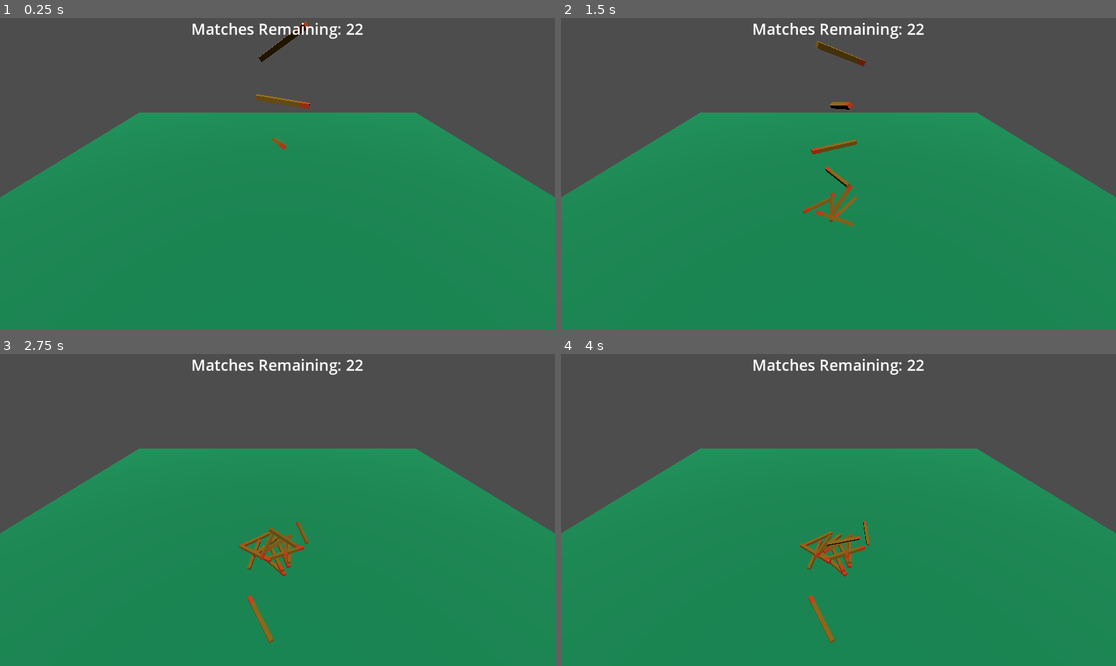
Above: before the commit, frames 1-4 (two rows, left to right).
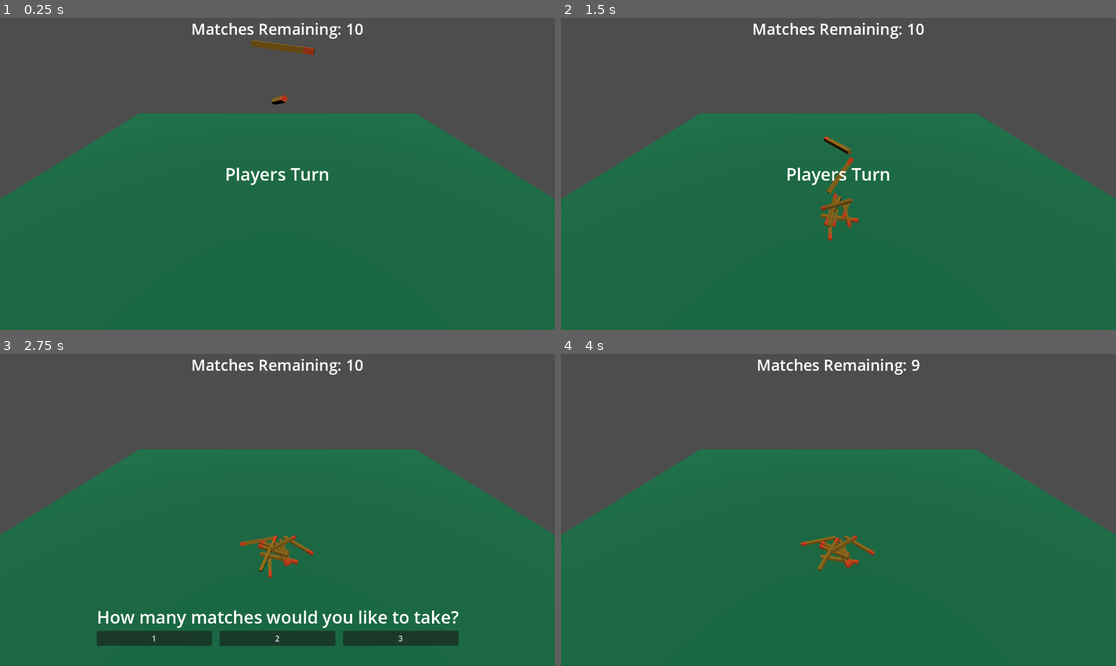
Above: after the commit, the same moments.

Repository: WideArchShark/godot-matchsticks
Game: Godot game, scene res://scenes/world.tscn
Same seed, same stepped clock (60 frames per second), same inputs: the game is played once before the commit and once after it.
Inputs (mouse positions are in pixels of both pictures, inside the frame that each line leads up to):
- Up to frame 1 (0.25 s): no input
- Up to frame 2 (1.5 s): hold Shift 0.53-1.28 s; tap Shift at 1.35 s
- Up to frame 3 (2.75 s): hold Shift from 2.03 s (still down)
- Up to frame 4 (4 s): release Shift at 2.75 s; click (716, 637) at 2.75 s, where only the run after the commit has a clickable "1"; tap Enter at 3.5 s; tap Shift at 3.6 s

The runs differ from the first frame. In frame 1, 64% of the frame differs, in the area x 0-100%, y 0-100%; in frame 2, 63%; in frame 3, 63%; in frame 4, 63%.

Commit message:
Code after tutorial 2

Diff:
--- a/assets/matchstick.tscn
+++ b/assets/matchstick.tscn
@@ -10,6 +10,8 @@
 size = Vector3(0.1, 1.2, 0.1)
 
 [node name="Matchstick" type="RigidBody3D"]
+continuous_cd = true
+can_sleep = false
 
 [node name="Wood" type="CSGBox3D" parent="."]
 material_override = SubResource("StandardMaterial3D_ulfj0")
--- a/project.godot
+++ b/project.godot
@@ -23,3 +23,5 @@
 
 renderer/rendering_method="gl_compatibility"
 renderer/rendering_method.mobile="gl_compatibility"
+anti_aliasing/quality/msaa_3d=1
+anti_aliasing/quality/screen_space_aa=1
--- a/scenes/world.tscn
+++ b/scenes/world.tscn
@@ -7,18 +7,18 @@
 [ext_resource type="Script" path="res://scripts/match_count_label.gd" id="5_71n33"]
 [ext_resource type="Script" path="res://scripts/state_manager.gd" id="5_623jp"]
 
-[sub_resource type="StandardMaterial3D" id="StandardMaterial3D_cn0ca"]
-albedo_color = Color(0, 0.529412, 0.313726, 1)
+[sub_resource type="StandardMaterial3D" id="StandardMaterial3D_wx14d"]
+albedo_color = Color(0, 0.407843, 0.247059, 1)
+
+[sub_resource type="BoxShape3D" id="BoxShape3D_u5yvi"]
+size = Vector3(20, 1, 20)
 
 [node name="World" type="Node3D"]
 
 [node name="StateManager" type="Node" parent="."]
 script = ExtResource("5_623jp")
-
-[node name="floor" type="CSGBox3D" parent="."]
-material_override = SubResource("StandardMaterial3D_cn0ca")
-use_collision = true
-size = Vector3(20, 0.1, 20)
+min_matches = 10
+max_matches = 12
 
 [node name="Camera3D" type="Camera3D" parent="."]
 transform = Transform3D(1, 0, 0, 0, 0.81301, 0.582251, 0, -0.582251, 0.81301, 0, 5, 4.54172)
@@ -33,19 +33,38 @@
 script = ExtResource("3_3gxh4")
 initial_state = NodePath("Init")
 
+[node name="ToPlayerTurn" type="Node" parent="GameStateChart/CompoundState"]
+script = ExtResource("4_edus7")
+to = NodePath("../PlayerTurn")
+event = &"to_player_turn"
+delay_seconds = 2.0
+
+[node name="ToEvaluate" type="Node" parent="GameStateChart/CompoundState"]
+script = ExtResource("4_edus7")
+to = NodePath("../Evaluate")
+event = &"to_evaluate"
+delay_seconds = 3.0
+
+[node name="ToComputerTurn" type="Node" parent="GameStateChart/CompoundState"]
+script = ExtResource("4_edus7")
+to = NodePath("../ComputerTurn")
+event = &"to_computer_turn"
+delay_seconds = 3.0
+
 [node name="Init" type="Node" parent="GameStateChart/CompoundState"]
 script = ExtResource("4_wav46")
-
-[node name="ToPlayerTurn" type="Node" parent="GameStateChart/CompoundState/Init"]
-script = ExtResource("4_edus7")
-to = NodePath("../../PlayerTurn")
-event = &"to_player_turn"
-delay_seconds = 3.0
 
 [node name="PlayerTurn" type="Node" parent="GameStateChart/CompoundState"]
 script = ExtResource("4_wav46")
 
+[node name="ComputerTurn" type="Node" parent="GameStateChart/CompoundState"]
+script = ExtResource("4_wav46")
+
+[node name="Evaluate" type="Node" parent="GameStateChart/CompoundState"]
+script = ExtResource("4_wav46")
+
 [node name="CanvasLayer" type="CanvasLayer" parent="."]
+follow_viewport_enabled = true
 
 [node name="MatchCountLabel" type="Label" parent="CanvasLayer"]
 anchors_preset = 10
@@ -57,6 +76,91 @@
 horizontal_alignment = 1
 script = ExtResource("5_71n33")
 
+[node name="StatusLabel" type="Label" parent="CanvasLayer"]
+visible = false
+anchors_preset = 14
+anchor_top = 0.5
+anchor_right = 1.0
+anchor_bottom = 0.5
+offset_top = -11.5
+offset_bottom = 11.5
+grow_horizontal = 2
+grow_vertical = 2
+theme_override_font_sizes/font_size = 36
+text = "Players Turn"
+horizontal_alignment = 1
+
+[node name="PlayerChoiceBoxContainer" type="VBoxContainer" parent="CanvasLayer"]
+visible = false
+anchors_preset = 7
+anchor_left = 0.5
+anchor_top = 1.0
+anchor_right = 0.5
+anchor_bottom = 1.0
+offset_left = -374.0
+offset_top = -127.0
+offset_right = 374.0
+offset_bottom = -39.0
+grow_horizontal = 2
+grow_vertical = 0
+
+[node name="QuestionLabel" type="Label" parent="CanvasLayer/PlayerChoiceBoxContainer"]
+layout_mode = 2
+theme_override_font_sizes/font_size = 36
+text = "How many matches would you like to take?"
+
+[node name="HBoxContainer" type="HBoxContainer" parent="CanvasLayer/PlayerChoiceBoxContainer"]
+layout_mode = 2
+theme_override_constants/separation = 16
+
+[node name="Button1" type="Button" parent="CanvasLayer/PlayerChoiceBoxContainer/HBoxContainer"]
+layout_mode = 2
+size_flags_horizontal = 3
+text = "1"
+
+[node name="Button2" type="Button" parent="CanvasLayer/PlayerChoiceBoxContainer/HBoxContainer"]
+layout_mode = 2
+size_flags_horizontal = 3
+text = "2"
+
+[node name="Button3" type="Button" parent="CanvasLayer/PlayerChoiceBoxContainer/HBoxContainer"]
+layout_mode = 2
+size_flags_horizontal = 3
+text = "3
+"
+
+[node name="NewGameButton" type="Button" parent="CanvasLayer"]
+visible = false
+anchors_preset = 8
+anchor_left = 0.5
+anchor_top = 0.5
+anchor_right = 0.5
+anchor_bottom = 0.5
+offset_left = -46.5
+offset_top = 103.5
+offset_right = 46.5
+offset_bottom = 134.5
+grow_horizontal = 2
+grow_vertical = 2
+text = "New Game"
+
+[node name="floor2" type="RigidBody3D" parent="."]
+transform = Transform3D(1, 0, 0, 0, 1, 0, 0, 0, 1, 0, -0.5, 0)
+freeze = true
+
+[node name="CSGBox3D" type="CSGBox3D" parent="floor2"]
+material_override = SubResource("StandardMaterial3D_wx14d")
+size = Vector3(20, 1, 20)
+
+[node name="CollisionShape3D" type="CollisionShape3D" parent="floor2"]
+shape = SubResource("BoxShape3D_u5yvi")
+
 [connection signal="match_count_changed" from="StateManager" to="CanvasLayer/MatchCountLabel" method="_on_state_manager_match_count_changed"]
 [connection signal="state_entered" from="GameStateChart/CompoundState/Init" to="StateManager" method="_on_init_state_entered"]
 [connection signal="state_entered" from="GameStateChart/CompoundState/PlayerTurn" to="StateManager" method="_on_player_turn_state_entered"]
+[connection signal="state_entered" from="GameStateChart/CompoundState/ComputerTurn" to="StateManager" method="_on_computer_turn_state_entered"]
+[connection signal="state_entered" from="GameStateChart/CompoundState/Evaluate" to="StateManager" method="_on_evaluate_state_entered"]
+[connection signal="pressed" from="CanvasLayer/PlayerChoiceBoxContainer/HBoxContainer/Button1" to="StateManager" method="_on_player_choice_button_pressed" binds= [1]]
+[connection signal="pressed" from="CanvasLayer/PlayerChoiceBoxContainer/HBoxContainer/Button2" to="StateManager" method="_on_player_choice_button_pressed" binds= [2]]
+[connection signal="pressed" from="CanvasLayer/PlayerChoiceBoxContainer/HBoxContainer/Button3" to="StateManager" method="_on_player_choice_button_pressed" binds= [3]]
+[connection signal="pressed" from="CanvasLayer/NewGameButton" to="StateManager" method="_on_new_game_button_pressed"]
--- a/scripts/state_manager.gd
+++ b/scripts/state_manager.gd
@@ -1,23 +1,38 @@
 extends Node
 
 @onready var matchstick_scene: PackedScene = preload("res://assets/matchstick.tscn")
+@onready var player_choices = $"../CanvasLayer/PlayerChoiceBoxContainer"
+@onready var status_label = $"../CanvasLayer/StatusLabel"
+@onready var game_state_chart: StateChart = $"../GameStateChart"
+@onready var new_game_button = $"../CanvasLayer/NewGameButton"
 
 @export var min_matches: int = 20
 @export var max_matches: int = 35
 var current_match_count: int
 
+var turn: String = "player"
+
 signal match_count_changed(new_match_count: int)
-@onready var game_state_chart: StateChart = $"../GameStateChart"
+
+#func _display_status(display_text: String, duration: int):
+#	status_label.visible = true
+#	status_label.text = display_text
+#	await get_tree().create_timer(duration).timeout
+#	status_label.visible = false
+
 
 func _on_init_state_entered():
 	print("init state entered")
 	current_match_count = randi_range(min_matches, max_matches)
 	match_count_changed.emit(current_match_count)
+	status_label.visible = true
+	status_label.text = "Players Turn"
 
 	for i in range(current_match_count):
 		var matchstick: RigidBody3D = matchstick_scene.instantiate()
-		add_child(matchstick) # put this before position and rotation!
-		matchstick.global_position = Vector3(0, i+3, 0)
+		add_child(matchstick)
+		matchstick.add_to_group("matches")
+		matchstick.global_position = Vector3(0, i+4, 0)
 		matchstick.rotate_x(randf_range(0, 2*PI))
 		matchstick.rotate_z(randf_range(0, 2*PI))
 
@@ -25,3 +40,53 @@
 
 func _on_player_turn_state_entered():
 	print("player turn state entered")
+	status_label.visible = false
+#	await _display_status("Players Turn", 2)
+	player_choices.visible = true
+
+func _on_player_choice_button_pressed(match_count: int):
+	player_choices.visible = false
+#	_display_status("Player takes %d match(es)" % match_count, 3)
+
+	for i in range(match_count):
+		get_tree().get_nodes_in_group("matches")[i].queue_free()
+
+	current_match_count -= match_count
+	match_count_changed.emit(current_match_count)
+#	turn = "player"
+	game_state_chart.send_event("to_evaluate")
+
+func _on_evaluate_state_entered():
+	if current_match_count > 1 && turn == "player":
+		turn = "computer"
+		status_label.visible = true
+		status_label.text = "Computers Turn"
+		game_state_chart.send_event("to_computer_turn")
+	elif current_match_count > 1 && turn == "computer":
+		print("got here")
+		turn = "player"
+		status_label.visible = true
+		status_label.text = "Players Turn"
+		game_state_chart.send_event("to_player_turn")
+	elif current_match_count == 1:
+		status_label.visible = true
+		status_label.text = "%s wins!" % turn
+		new_game_button.visible = true
+
+func _on_computer_turn_state_entered():
+	print("Computer turn")
+	var matches_to_take = max(1, (current_match_count - 1) % 4)
+	print(matches_to_take)
+	status_label.visible = true
+	status_label.text = "Computer takes %d match(es)" % matches_to_take
+	current_match_count -= matches_to_take
+
+	for i in range(matches_to_take):
+		get_tree().get_nodes_in_group("matches")[i].queue_free()
+
+	match_count_changed.emit(current_match_count)
+
+	game_state_chart.send_event("to_evaluate")
+
+func _on_new_game_button_pressed():
+	get_tree().reload_current_scene()
Not shown: 1 places in scenes/world.tscn that only renumber resources
